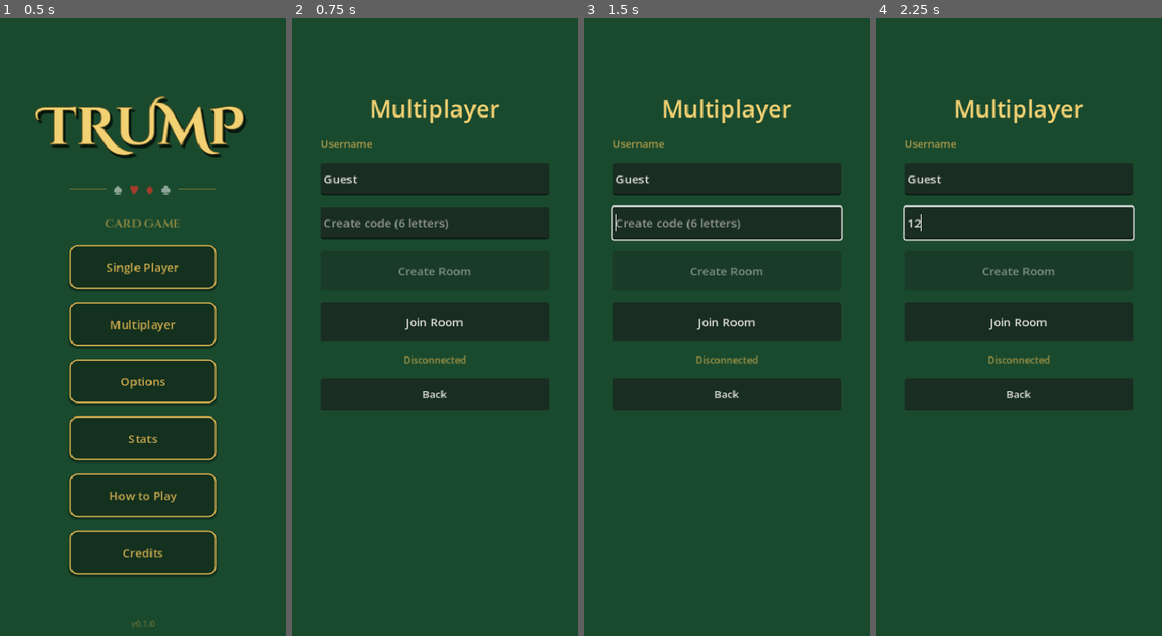
Above: before the commit, frames 1-4 (left to right).
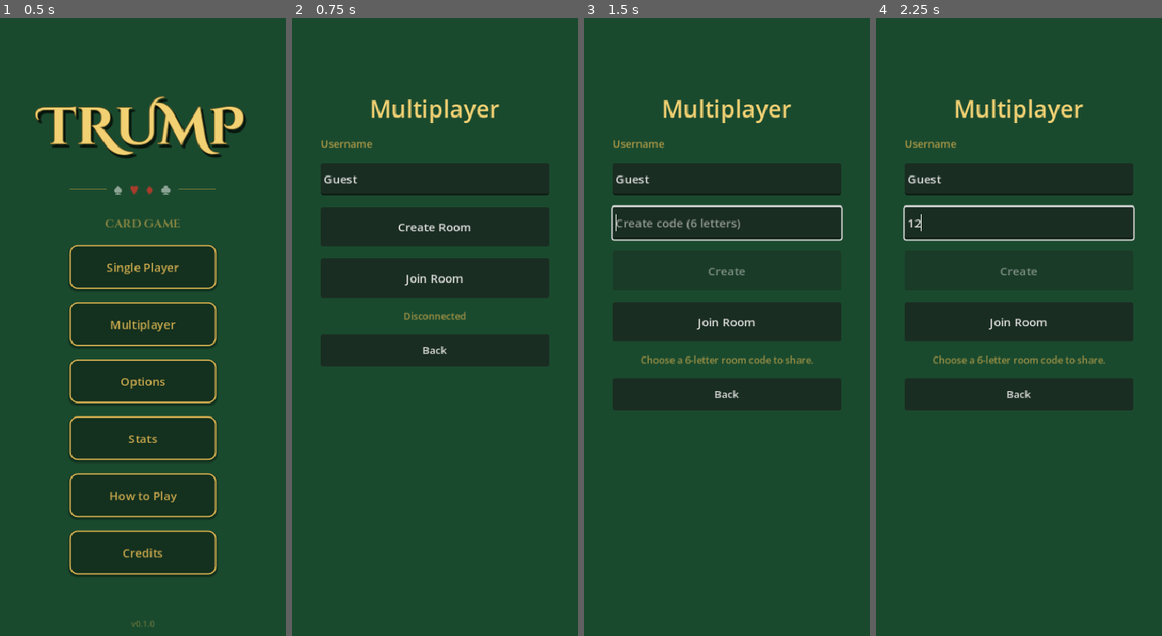
Above: after the commit, the same moments.

Repository: randyramsaywack/trump-mobile-card-game
Game: Godot game, scene res://scenes/main_menu.tscn
The game is run twice, just before and just after one commit, with the same random seed, the same clock (stepped at 60 frames per second) and the same inputs.
Inputs (mouse positions are in pixels of both pictures, inside the frame that each line leads up to):
- Up to frame 1 (0.5 s): no input
- Up to frame 2 (0.75 s): click "Multiplayer" at 0.5 s
- Up to frame 3 (1.5 s): click (727, 228) at 1.25 s, where only the run after the commit has a clickable "Create Room"
- Up to frame 4 (2.25 s): click (1019, 221) at 2.02 s; type "12" at 2.1 s

Frame 1 is identical in both runs. In frame 2, 14% of the frame differs, in the area x 10-90%, y 32-64%; in frame 3, 0.5%; in frame 4, 0.5%.

Commit message:
fix(mp): reveal create room code input

Diff:
--- a/scenes/ui/multiplayer_menu.tscn
+++ b/scenes/ui/multiplayer_menu.tscn
@@ -48,6 +48,7 @@
 theme_override_font_sizes/font_size = 14
 
 [node name="CreateCodeEdit" type="LineEdit" parent="Center"]
+visible = false
 layout_mode = 2
 custom_minimum_size = Vector2(0, 44)
 max_length = 6
--- a/scripts/ui/multiplayer_menu_ui.gd
+++ b/scripts/ui/multiplayer_menu_ui.gd
@@ -56,7 +56,8 @@
 
 func _refresh_buttons() -> void:
 	var valid := _current_username() != ""
-	create_button.disabled = not valid or not _is_valid_room_code(create_code_edit.text)
+	create_button.disabled = not valid or (create_code_edit.visible and not _is_valid_room_code(create_code_edit.text))
+	create_button.text = "Create" if create_code_edit.visible else "Create Room"
 	join_button.disabled = not valid
 	join_confirm_button.disabled = not valid or not _is_valid_room_code(join_code_edit.text)
 	rejoin_button.disabled = not valid
@@ -77,6 +78,12 @@
 	NetworkState.local_username = Settings.mp_username
 
 func _on_create_pressed() -> void:
+	if not create_code_edit.visible:
+		create_code_edit.visible = true
+		create_code_edit.grab_focus()
+		status_label.text = "Choose a 6-letter room code to share."
+		_refresh_buttons()
+		return
 	var code := _normalize_room_code(create_code_edit.text)
 	if not _is_valid_room_code(code):
 		status_label.text = "Enter a 6-letter room code. Do not use I or O."
